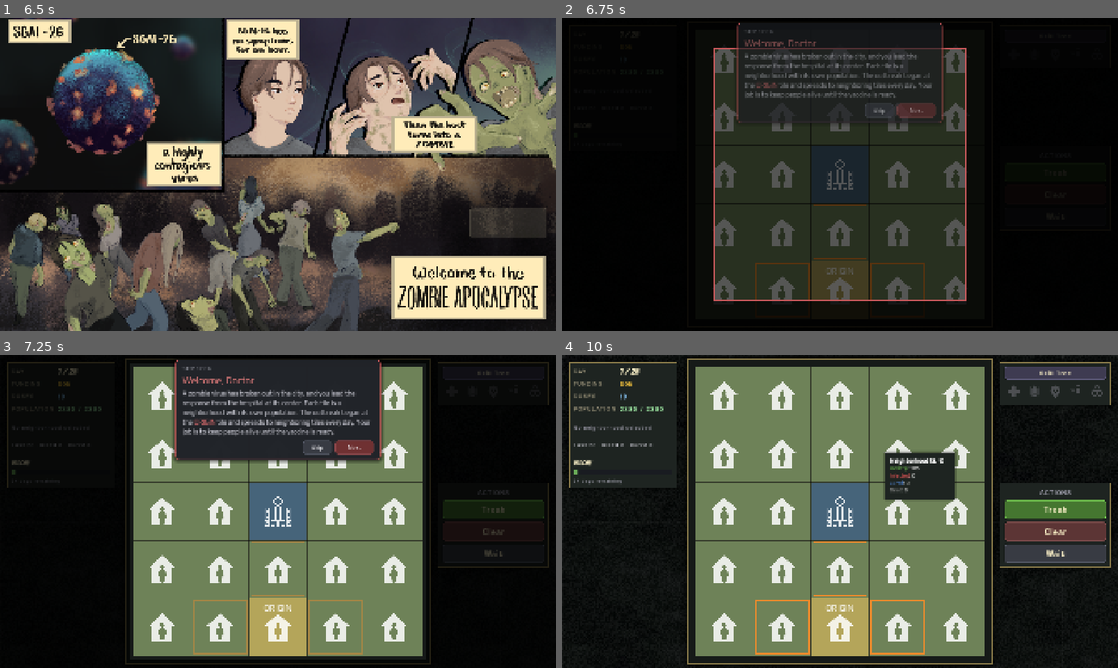
Above: before the commit, frames 1-4 (two rows, left to right).
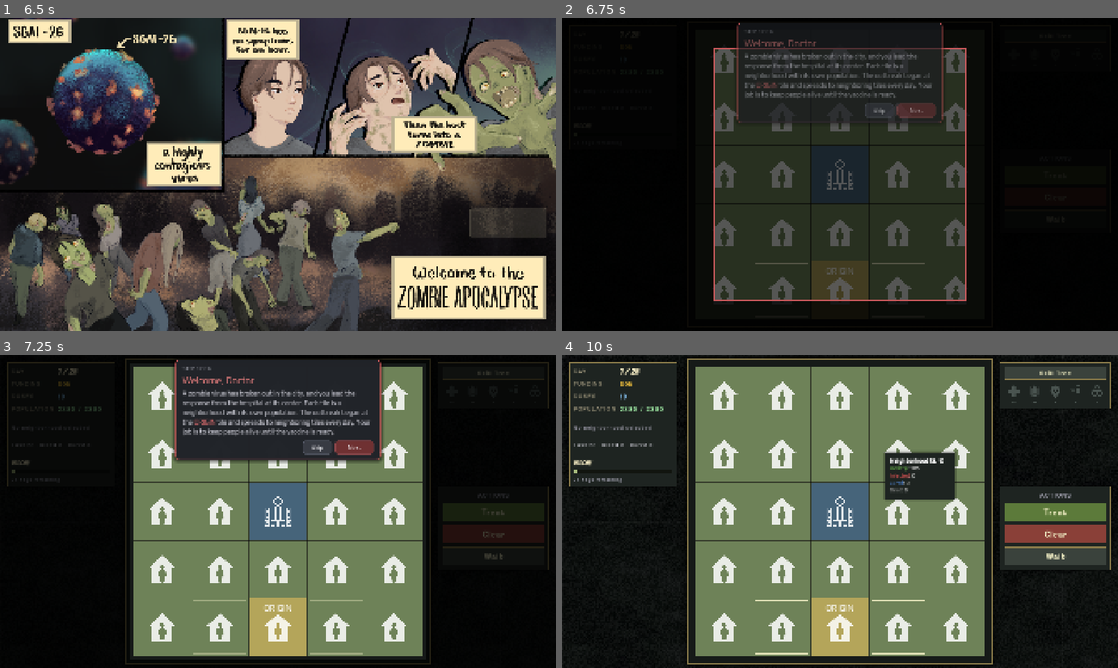
Above: after the commit, the same moments.

Repository: yuleedev/sgai-26
Game: Godot game, scene res://scenes/start_screen.tscn
Same seed, same stepped clock (60 frames per second), same inputs: the game is played once before the commit and once after it. Sound files missing from this copy of the repository are replaced by a short silence.
Inputs (mouse positions are in pixels of both pictures, inside the frame that each line leads up to):
- Up to frame 1 (6.5 s): tap Enter (ui_accept) at 0.5, 0.77, 1.52, 3.02, 3.77, 4.52, 6.02 s; move the mouse to (400, 158) at 0.52 s; click (400, 158) at 0.67 s; move the mouse to (166, 190) at 1.27 s; click (166, 190) at 1.42 s; move the mouse to (333, 105) at 2.02 s; click (333, 105) at 2.17 s; move the mouse to (250, 237) at 2.77 s; click (250, 237) at 2.92 s; move the mouse to (444, 221) at 3.52 s; click (444, 221) at 3.67 s; move the mouse to (111, 127) at 4.27 s; click (111, 127) at 4.42 s; move the mouse to (305, 174) at 5.02 s; click (305, 174) at 5.17 s; move the mouse to (194, 96) at 5.77 s; click (194, 96) at 5.92 s
- Up to frame 2 (6.75 s): click "START" at 6.5 s
- Up to frame 3 (7.25 s): no input
- Up to frame 4 (10 s): click "Treat" at 7.25 s; click "Clear" at 8 s; click "Wait" at 8.75 s; click "Skip" at 9.5 s

Frame 1 is identical in both runs. In frame 2, 0.3% of the frame differs, in the area x 34-66%, y 59-90%; in frame 3, 1.0%; in frame 4, 3.4%, in the area x 1-99%, y 3-96%.

Commit message:
Restyle action buttons, skill icons, vaccine bar, selection rings
Action buttons are square now. Filled. Upgrade icons now reflect the stage they are at. Vaccine bar.

Diff:
--- a/scripts/core/game_manager.gd
+++ b/scripts/core/game_manager.gd
@@ -47,6 +47,12 @@
 const CLEAR_PLUS_ACCENT := Color(0.72, 0.46, 0.30)
 const WAIT_ACCENT := Color(0.40, 0.42, 0.48)
 const KILL_TEXT_COLOR := Color(1.0, 0.36, 0.36)
+
+# button fill colors specifically -- desaturated versions distinct from the
+# brighter scan-tint/floating-text colors above, per the panel restyle pass
+const TREAT_BUTTON_FILL := Color("5C7A3A")
+const CLEAR_BUTTON_FILL := Color("8A4038")
+const WAIT_BUTTON_FILL := Color("3A423C")
 
 const SkillTreeScript := preload("res://scripts/ui/skill_tree.gd")  # lets us read SKILLS without instantiating the tree
 
@@ -360,8 +366,8 @@
 	for cell in _compute_at_risk_cells():
 		var corner := grid.position + Vector2(cell.x * TILE_PX, cell.y * TILE_PX)
 		var outline := Line2D.new()
-		outline.width = 5.0
-		outline.default_color = Color(1.0, 0.55, 0.15)
+		outline.width = 3.0
+		outline.default_color = Palette.HIGHLIGHT_BONE
 		outline.z_index = 6
 		outline.closed = true  # lets the engine miter-join the corner properly, instead of
 		outline.points = PackedVector2Array([  # manually repeating the first point, which leaves a seam
@@ -969,8 +975,8 @@
 	_build_status_panel()
 	_build_right_hud()
 	selection_highlight = Line2D.new()
-	selection_highlight.width = 4.0
-	selection_highlight.default_color = Color(1.0, 0.85, 0.2, 0.85)
+	selection_highlight.width = 3.0
+	selection_highlight.default_color = Palette.HIGHLIGHT_BONE
 	selection_highlight.visible = false
 	selection_highlight.z_index = 5
 	selection_highlight.closed = true
@@ -1078,14 +1084,16 @@
 	vaccine_progress.max_value = 1.0
 	vaccine_progress.step = 0.001
 	vaccine_progress.show_percentage = false
-	vaccine_progress.custom_minimum_size = Vector2(0, 18)
+	vaccine_progress.custom_minimum_size = Vector2(0, 14)
 	var vaccine_fill_style := StyleBoxFlat.new()
-	vaccine_fill_style.bg_color = Color(0.42, 0.68, 0.35)  # green -- rescue arriving, not pressure
-	vaccine_fill_style.set_corner_radius_all(4)
+	vaccine_fill_style.bg_color = Palette.VACCINE_FILL
+	vaccine_fill_style.set_corner_radius_all(0)
 	vaccine_progress.add_theme_stylebox_override("fill", vaccine_fill_style)
 	var vaccine_bg_style := StyleBoxFlat.new()
-	vaccine_bg_style.bg_color = Color(0.1, 0.11, 0.13)
-	vaccine_bg_style.set_corner_radius_all(4)
+	vaccine_bg_style.bg_color = Palette.VACCINE_TROUGH_BG
+	vaccine_bg_style.set_corner_radius_all(0)
+	vaccine_bg_style.set_border_width_all(1)
+	vaccine_bg_style.border_color = Palette.VACCINE_TROUGH_BORDER
 	vaccine_progress.add_theme_stylebox_override("background", vaccine_bg_style)
 	vbox.add_child(vaccine_progress)
 
@@ -1168,7 +1176,7 @@
 	if hud_font != null:
 		button.add_theme_font_override("font", hud_font)
 	button.add_theme_font_size_override("font_size", 22)
-	_style_hud_button(button, Color(0.44, 0.42, 0.58))
+	_style_hud_button(button, WAIT_BUTTON_FILL)  # #3A423C, matches the action buttons per the restyle spec
 	button.pressed.connect(_on_skills_pressed)
 	vbox.add_child(button)
 
@@ -1184,12 +1192,32 @@
 		grouped[entry.icon_path].append(entry.key)
 
 	for icon_path in grouped:
+		# each icon gets its own column: icon on top, one small level-pip per
+		# tier in that track underneath -- a status line, not a menu
+		var icon_column := VBoxContainer.new()
+		icon_column.add_theme_constant_override("separation", 4)
+		icon_column.alignment = BoxContainer.ALIGNMENT_CENTER
+		hbox.add_child(icon_column)
+
 		var tex_rect := TextureRect.new()
 		tex_rect.texture = load(icon_path)
 		tex_rect.custom_minimum_size = Vector2(20, 20)
 		tex_rect.stretch_mode = TextureRect.STRETCH_KEEP_ASPECT_CENTERED
-		hbox.add_child(tex_rect)
-		skill_preview_icons[icon_path] = {"node": tex_rect, "keys": grouped[icon_path]}
+		icon_column.add_child(tex_rect)
+
+		var pip_row := HBoxContainer.new()
+		pip_row.add_theme_constant_override("separation", 3)
+		pip_row.alignment = BoxContainer.ALIGNMENT_CENTER
+		icon_column.add_child(pip_row)
+
+		var pip_keys: Array = grouped[icon_path]
+		var pips: Array[Panel] = []
+		for i in range(pip_keys.size()):
+			var pip := _make_level_pip()
+			pip_row.add_child(pip)
+			pips.append(pip)
+
+		skill_preview_icons[icon_path] = {"node": tex_rect, "keys": pip_keys, "pips": pips}
 
 	_refresh_skill_preview()
 	return panel
@@ -1197,13 +1225,34 @@
 func _refresh_skill_preview() -> void:
 	for icon_path in skill_preview_icons:
 		var entry: Dictionary = skill_preview_icons[icon_path]
+		var keys: Array = entry["keys"]
 		var unlocked := false
-		for key in entry["keys"]:
+		for key in keys:
 			if has_skill(key):
 				unlocked = true
 				break
 		var node: TextureRect = entry["node"]
-		node.modulate = Color(1, 1, 1, 1) if unlocked else Color(0.45, 0.45, 0.48, 0.55)
+		node.modulate = Palette.ICON_TINT if unlocked else Palette.ICON_TINT_LOCKED
+
+		var pips: Array = entry["pips"]
+		for i in range(pips.size()):
+			_update_level_pip(pips[i], has_skill(keys[i]))
+
+func _make_level_pip() -> Panel:
+	var pip := Panel.new()
+	pip.custom_minimum_size = Vector2(5, 5)
+	return pip
+
+func _update_level_pip(pip: Panel, owned: bool) -> void:
+	var style := StyleBoxFlat.new()
+	style.set_corner_radius_all(3)
+	if owned:
+		style.bg_color = Palette.ICON_TINT
+	else:
+		style.bg_color = Color(0, 0, 0, 0)
+		style.set_border_width_all(1)
+		style.border_color = Palette.ICON_TINT_LOCKED
+	pip.add_theme_stylebox_override("panel", style)
 
 func _build_action_panel_block() -> PanelContainer:
 	# sizing/positioning is owned by the parent right-hud VBoxContainer, not here
@@ -1225,11 +1274,11 @@
 	header.add_theme_color_override("font_color", Color(0.6, 0.6, 0.65))
 	vbox.add_child(header)
 
-	treat_button = add_action_button(vbox, "Treat", _on_treat_pressed, TREAT_COLOR)
-	clear_button = add_action_button(vbox, "Clear", _on_clear_pressed, CLEAR_COLOR)
+	treat_button = add_action_button(vbox, "Treat", _on_treat_pressed, TREAT_BUTTON_FILL)
+	clear_button = add_action_button(vbox, "Clear", _on_clear_pressed, CLEAR_BUTTON_FILL)
 	clear_plus_button = add_action_button(vbox, "Clear+", _on_clear_plus_pressed, CLEAR_PLUS_ACCENT)
 	clear_plus_button.visible = has_skill("reinforced_clear")
-	add_action_button(vbox, "Wait", _on_wait_pressed, WAIT_ACCENT)
+	add_action_button(vbox, "Wait", _on_wait_pressed, WAIT_BUTTON_FILL)
 	return panel
 
 func add_action_button(parent: Node, label: String, handler: Callable, accent: Color) -> Button:
--- a/scripts/core/palette.gd
+++ b/scripts/core/palette.gd
@@ -12,7 +12,16 @@
 const BOARD_FRAME_BG := Color("161A18")
 const SEPARATOR_COLOR := Color("3A423C")
 
-const BUTTON_TEXT := TEXT_BONE
+const BUTTON_TEXT := Color("F0EDC4")  # close to TEXT_BONE but its own distinct value, as specified
 const BUTTON_DISABLED_BG := Color(0.11, 0.12, 0.1)
 const BUTTON_DISABLED_BORDER := Color(0.18, 0.19, 0.16)
 const BUTTON_DISABLED_TEXT := Color(0.42, 0.42, 0.38)
+
+const ICON_TINT := Color("C8C4A0")
+const ICON_TINT_LOCKED := Color("4A5450")  # dim but fully visible, not just a faded ICON_TINT
+
+const VACCINE_TROUGH_BG := Color("12150F")
+const VACCINE_TROUGH_BORDER := Color("3A423C")
+const VACCINE_FILL := Color("A8BC7E")
+
+const HIGHLIGHT_BONE := Color("F0EDC4")  # selection ring + at-risk outline both use this now
--- a/scripts/ui/hud_style.gd
+++ b/scripts/ui/hud_style.gd
@@ -20,32 +20,28 @@
 	style.shadow_size = 8
 	return style
 
-static func style_button(btn: Button, accent: Color) -> void:
+static func style_button(btn: Button, fill_color: Color) -> void:
 	var normal := StyleBoxFlat.new()
-	normal.bg_color = accent.darkened(0.45)
-	normal.set_corner_radius_all(8)
-	normal.corner_detail = 6
-	normal.border_width_left = 2
-	normal.border_width_right = 2
-	normal.border_width_top = 2
-	normal.border_width_bottom = 2
-	normal.border_color = accent
+	normal.bg_color = fill_color
+	normal.set_corner_radius_all(0)
+	normal.set_border_width_all(2)
+	normal.border_color = Palette.ACCENT_EDGE
 	normal.content_margin_top = 8
 	normal.content_margin_bottom = 8
-	normal.shadow_color = Color(0, 0, 0, 0.35)
-	normal.shadow_size = 4
 	btn.add_theme_stylebox_override("normal", normal)
 	btn.add_theme_color_override("font_color", Palette.BUTTON_TEXT)
 
 	var hover := normal.duplicate() as StyleBoxFlat
-	hover.bg_color = accent.darkened(0.25)
-	hover.border_color = accent.lightened(0.2)
+	hover.bg_color = fill_color.lightened(0.12)
 	btn.add_theme_stylebox_override("hover", hover)
-	btn.add_theme_color_override("font_hover_color", Palette.TEXT_BONE)
+	btn.add_theme_color_override("font_hover_color", Palette.BUTTON_TEXT)
 
 	var pressed := normal.duplicate() as StyleBoxFlat
-	pressed.bg_color = accent.darkened(0.6)
+	pressed.bg_color = fill_color.darkened(0.10)
+	pressed.content_margin_top = 10  # shifts the label 2px down while the button's
+	pressed.content_margin_bottom = 6  # overall size stays the same (10+6 == 8+8)
 	btn.add_theme_stylebox_override("pressed", pressed)
+	btn.add_theme_color_override("font_pressed_color", Palette.BUTTON_TEXT)
 
 	var disabled := normal.duplicate() as StyleBoxFlat
 	disabled.bg_color = Palette.BUTTON_DISABLED_BG
